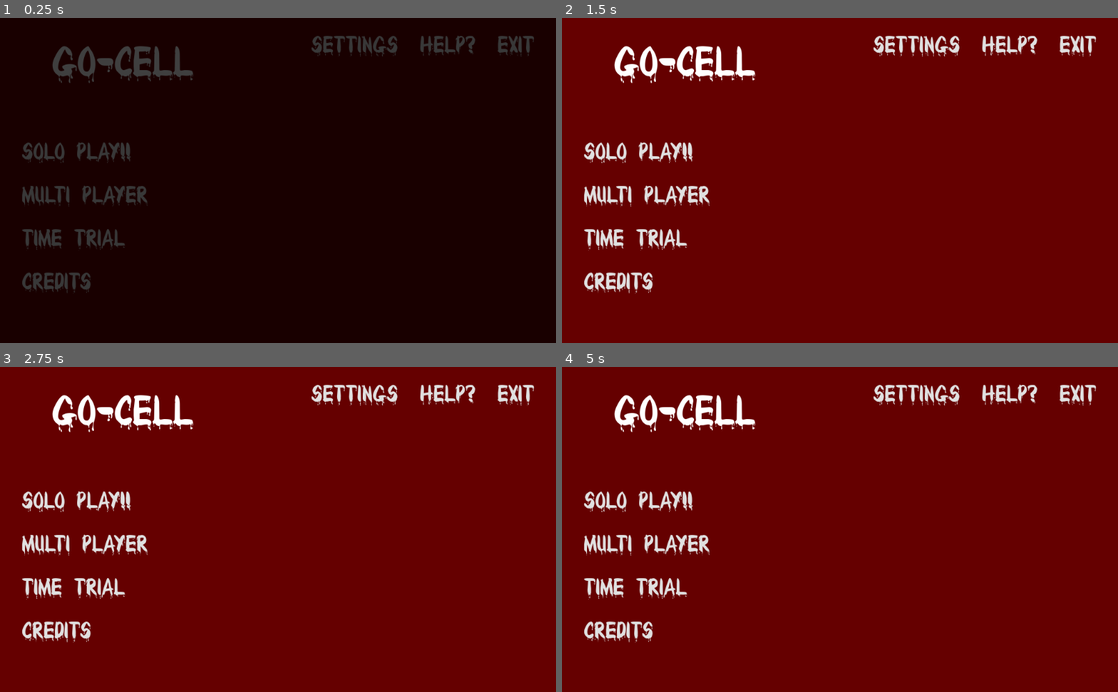
Above: before the commit, frames 1-4 (two rows, left to right).
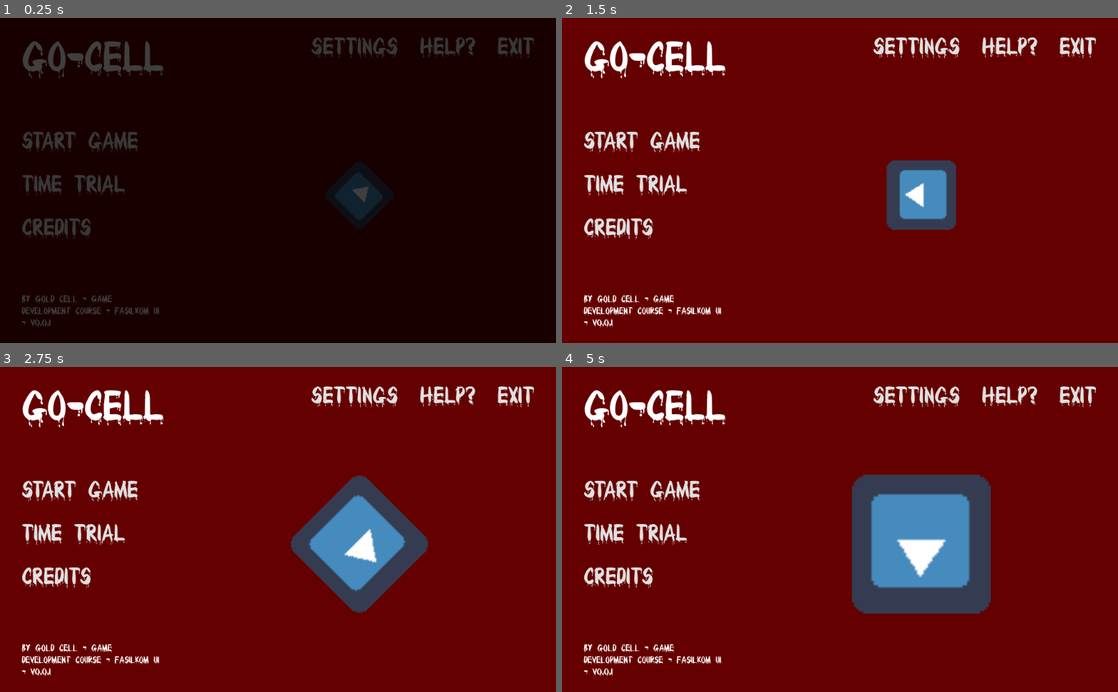
Above: after the commit, the same moments.

Repository: ichlaffterlalu/gocell
Game: Godot game, scene res://General/Scenes/MainMenu.tscn
Same seed, same stepped clock (60 frames per second), same inputs: the game is played once before the commit and once after it. Before the commit the project starts from res://Scenes/MainMenu/MainMenu.tscn. The engine's default icon, where the game draws it, is replaced by a stand-in: a white triangle on a blue panel in a dark square.
Inputs:
- Up to frame 1 (0.25 s): no input
- Up to frame 2 (1.5 s): no input
- Up to frame 3 (2.75 s): no input
- Up to frame 4 (5 s): no input

The runs differ from the first frame. In frame 1, 5.8% of the frame differs, in the area x 3-96%, y 5-95%; in frame 2, 9.4%; in frame 3, 13%; in frame 4, 17%, in the area x 3-97%, y 5-96%.

Commit message:
Rearrange my work and add more links

Diff:
--- a/Prototype/Platforming Danin/Scenes/MainMenu/Main Menu Font.tres
+++ b/Prototype/Platforming Danin/General/Assets/Fonts/MainMenuFont.tres
@@ -1,6 +1,6 @@
 [gd_resource type="DynamicFont" load_steps=2 format=2]
 
-[ext_resource path="res://Fonts/BLOODY.ttf" type="DynamicFontData" id=1]
+[ext_resource path="res://General/Assets/Fonts/BLOODY.ttf" type="DynamicFontData" id=1]
 
 [resource]
 
--- a/Prototype/Platforming Danin/Scenes/MainMenu/Title Font.tres
+++ b/Prototype/Platforming Danin/General/Assets/Fonts/TitleFont.tres
@@ -1,6 +1,6 @@
 [gd_resource type="DynamicFont" load_steps=2 format=2]
 
-[ext_resource path="res://Fonts/BLOODY.ttf" type="DynamicFontData" id=1]
+[ext_resource path="res://General/Assets/Fonts/BLOODY.ttf" type="DynamicFontData" id=1]
 
 [resource]
 
--- /dev/null
+++ b/Prototype/Platforming Danin/General/Scenes/Animations/Fade.tscn
@@ -0,0 +1,75 @@
+[gd_scene load_steps=4 format=2]
+
+[ext_resource path="res://General/Scripts/Fade.gd" type="Script" id=1]
+
+
+
+
+[sub_resource type="Animation" id=1]
+
+resource_name = "fade_in"
+length = 1.0
+loop = false
+step = 0.1
+tracks/0/type = "value"
+tracks/0/path = NodePath(".:color")
+tracks/0/interp = 1
+tracks/0/loop_wrap = true
+tracks/0/imported = false
+tracks/0/enabled = true
+tracks/0/keys = {
+"times": PoolRealArray( 0, 1 ),
+"transitions": PoolRealArray( 1, 1 ),
+"update": 0,
+"values": [ Color( 0, 0, 0, 0 ), Color( 0, 0, 0, 1 ) ]
+}
+
+[sub_resource type="Animation" id=2]
+
+resource_name = "fade_out"
+length = 1.0
+loop = false
+step = 0.1
+tracks/0/type = "value"
+tracks/0/path = NodePath(".:color")
+tracks/0/interp = 1
+tracks/0/loop_wrap = true
+tracks/0/imported = false
+tracks/0/enabled = true
+tracks/0/keys = {
+"times": PoolRealArray( 0, 1 ),
+"transitions": PoolRealArray( 1, 1 ),
+"update": 0,
+"values": [ Color( 0, 0, 0, 1 ), Color( 0, 0, 0, 0 ) ]
+}
+
+[node name="Fade" type="ColorRect"]
+
+anchor_left = 0.0
+anchor_top = 0.0
+anchor_right = 1.0
+anchor_bottom = 1.0
+margin_right = 1024.0
+margin_bottom = 600.0
+rect_pivot_offset = Vector2( 0, 0 )
+rect_clip_content = false
+mouse_filter = 0
+mouse_default_cursor_shape = 0
+size_flags_horizontal = 1
+size_flags_vertical = 1
+color = Color( 0, 0, 0, 1 )
+script = ExtResource( 1 )
+_sections_unfolded = [ "Rect" ]
+
+[node name="FadeAnimation" type="AnimationPlayer" parent="." index="0"]
+
+root_node = NodePath("..")
+autoplay = ""
+playback_process_mode = 1
+playback_default_blend_time = 0.0
+playback_speed = 1.0
+anims/fade_in = SubResource( 1 )
+anims/fade_out = SubResource( 2 )
+blend_times = [  ]
+
+[connection signal="animation_finished" from="FadeAnimation" to="." method="_on_FadeAnimation_animation_finished"]
--- /dev/null
+++ b/Prototype/Platforming Danin/General/Scenes/Credits.tscn
@@ -0,0 +1,17 @@
+[gd_scene format=2]
+
+[node name="Credits" type="Control" index="0"]
+
+anchor_left = 0.0
+anchor_top = 0.0
+anchor_right = 0.0
+anchor_bottom = 0.0
+margin_right = 40.0
+margin_bottom = 40.0
+rect_pivot_offset = Vector2( 0, 0 )
+rect_clip_content = false
+mouse_filter = 0
+mouse_default_cursor_shape = 0
+size_flags_horizontal = 1
+size_flags_vertical = 1
+_sections_unfolded = [ "Rect" ]
--- a/Prototype/Platforming Danin/Scenes/MainMenu/MainMenu.tscn
+++ b/Prototype/Platforming Danin/General/Scenes/MainMenu.tscn
@@ -1,47 +1,50 @@
-[gd_scene load_steps=8 format=2]
-
-[ext_resource path="res://Scenes/MainMenu/MainMenu.gd" type="Script" id=1]
-[ext_resource path="res://Scenes/MainMenu/Title Font.tres" type="DynamicFont" id=2]
-[ext_resource path="res://Scenes/MainMenu/Main Menu Font.tres" type="DynamicFont" id=3]
-[ext_resource path="res://Scenes/MainMenu/MainMenuButton.gd" type="Script" id=4]
-[ext_resource path="res://Scenes/MainMenu/Fade.gd" type="Script" id=5]
+[gd_scene load_steps=10 format=2]
+
+[ext_resource path="res://General/Scripts/MainMenu.gd" type="Script" id=1]
+[ext_resource path="res://General/Assets/Fonts/TitleFont.tres" type="DynamicFont" id=2]
+[ext_resource path="res://General/Assets/Fonts/MainMenuFont.tres" type="DynamicFont" id=3]
+[ext_resource path="res://General/Scripts/MainMenuButton.gd" type="Script" id=4]
+[ext_resource path="res://General/Assets/Fonts/BLOODY.ttf" type="DynamicFontData" id=5]
+[ext_resource path="res://icon.png" type="Texture" id=6]
+[ext_resource path="res://General/Scenes/Animations/Fade.tscn" type="PackedScene" id=7]
+
+[sub_resource type="DynamicFont" id=2]
+
+size = 16
+use_mipmaps = true
+use_filter = false
+font_data = ExtResource( 5 )
+_sections_unfolded = [ "Extra Spacing", "Font", "Resource", "Settings" ]
 
 [sub_resource type="Animation" id=1]
 
-resource_name = "fade_in"
-length = 1.0
-loop = false
+resource_name = "rotate"
+length = 2.0
+loop = true
 step = 0.1
 tracks/0/type = "value"
-tracks/0/path = NodePath(".:color")
+tracks/0/path = NodePath(".:rect_rotation")
 tracks/0/interp = 1
 tracks/0/loop_wrap = true
 tracks/0/imported = false
 tracks/0/enabled = true
 tracks/0/keys = {
-"times": PoolRealArray( 0, 1 ),
-"transitions": PoolRealArray( 1, 1 ),
+"times": PoolRealArray( 0, 0.5, 1, 1.5, 2 ),
+"transitions": PoolRealArray( 1, 1, 1, 1, 1 ),
 "update": 0,
-"values": [ Color( 0, 0, 0, 0 ), Color( 0, 0, 0, 1 ) ]
+"values": [ 0.0, 90.0, 180.0, 270.0, 359.99 ]
 }
-
-[sub_resource type="Animation" id=2]
-
-resource_name = "fade_out"
-length = 1.0
-loop = false
-step = 0.1
-tracks/0/type = "value"
-tracks/0/path = NodePath(".:color")
-tracks/0/interp = 1
-tracks/0/loop_wrap = true
-tracks/0/imported = false
-tracks/0/enabled = true
-tracks/0/keys = {
-"times": PoolRealArray( 0, 1 ),
-"transitions": PoolRealArray( 1, 1 ),
+tracks/1/type = "value"
+tracks/1/path = NodePath(".:rect_scale")
+tracks/1/interp = 1
+tracks/1/loop_wrap = true
+tracks/1/imported = false
+tracks/1/enabled = true
+tracks/1/keys = {
+"times": PoolRealArray( 0, 0.5, 1, 1.5, 2 ),
+"transitions": PoolRealArray( 1, 1, 1, 1, 1 ),
 "update": 0,
-"values": [ Color( 0, 0, 0, 1 ), Color( 0, 0, 0, 0 ) ]
+"values": [ Vector2( 1, 1 ), Vector2( 2, 2 ), Vector2( 4, 4 ), Vector2( 2, 2 ), Vector2( 1, 1 ) ]
 }
 
 [node name="MainMenu" type="Control" index="0"]
@@ -82,6 +85,8 @@
 anchor_top = 0.0
 anchor_right = 1.0
 anchor_bottom = 1.0
+margin_top = 3.0
+margin_bottom = 3.0
 rect_pivot_offset = Vector2( 0, 0 )
 rect_clip_content = false
 mouse_filter = 0
@@ -120,15 +125,14 @@
 anchor_top = 0.0
 anchor_right = 0.0
 anchor_bottom = 0.0
-margin_right = 372.0
+margin_right = 261.0
 margin_bottom = 540.0
 rect_pivot_offset = Vector2( 0, 0 )
 rect_clip_content = false
 mouse_filter = 1
 mouse_default_cursor_shape = 0
-size_flags_horizontal = 3
+size_flags_horizontal = 1
 size_flags_vertical = 3
-size_flags_stretch_ratio = 0.7
 custom_constants/separation = 40
 alignment = 0
 _sections_unfolded = [ "Rect", "Size Flags", "custom_constants" ]
@@ -139,8 +143,8 @@
 anchor_top = 0.0
 anchor_right = 0.0
 anchor_bottom = 0.0
-margin_right = 372.0
-margin_bottom = 115.0
+margin_right = 261.0
+margin_bottom = 91.0
 rect_pivot_offset = Vector2( 0, 0 )
 rect_clip_content = false
 mouse_filter = 0
@@ -157,10 +161,9 @@
 anchor_top = 0.0
 anchor_right = 0.0
 anchor_bottom = 0.0
-margin_left = 55.0
-margin_top = 18.0
-margin_right = 316.0
-margin_bottom = 97.0
+margin_top = 6.0
+margin_right = 261.0
+margin_bottom = 85.0
 rect_pivot_offset = Vector2( 0, 0 )
 rect_clip_content = false
 mouse_filter = 2
@@ -172,7 +175,7 @@
 percent_visible = 1.0
 lines_skipped = 0
 max_lines_visible = -1
-_sections_unfolded = [ "Grow Direction", "Hint", "Rect", "Size Flags", "custom_colors", "custom_fonts" ]
+_sections_unfolded = [ "Grow Direction", "Hint", "Pause", "Rect", "Size Flags", "custom_colors", "custom_fonts" ]
 
 [node name="MenuButtons" type="VBoxContainer" parent="MainPage/MarginContainer/HBoxContainer/LeftSide" index="1"]
 
@@ -180,9 +183,9 @@
 anchor_top = 0.0
 anchor_right = 0.0
 anchor_bottom = 0.0
-margin_top = 155.0
-margin_right = 372.0
-margin_bottom = 540.0
+margin_top = 131.0
+margin_right = 261.0
+margin_bottom = 436.0
 rect_pivot_offset = Vector2( 0, 0 )
 rect_clip_content = false
 mouse_filter = 1
@@ -193,14 +196,14 @@
 alignment = 1
 _sections_unfolded = [ "Hint", "Size Flags", "custom_constants" ]
 
-[node name="SinglePlayer" type="LinkButton" parent="MainPage/MarginContainer/HBoxContainer/LeftSide/MenuButtons" index="0"]
+[node name="Start" type="LinkButton" parent="MainPage/MarginContainer/HBoxContainer/LeftSide/MenuButtons" index="0"]
 
 anchor_left = 0.0
 anchor_top = 0.0
 anchor_right = 0.0
 anchor_bottom = 0.0
 margin_top = 42.0
-margin_right = 372.0
+margin_right = 261.0
 margin_bottom = 102.0
 rect_min_size = Vector2( 0, 60 )
 rect_pivot_offset = Vector2( 0, 0 )
@@ -210,52 +213,26 @@
 size_flags_horizontal = 1
 size_flags_vertical = 1
 custom_fonts/font = ExtResource( 3 )
-toggle_mode = false
-enabled_focus_mode = 0
-shortcut = null
-group = null
-text = "Solo Play!!"
-underline = 1
-script = ExtResource( 4 )
-_sections_unfolded = [ "Margin", "Rect", "Size Flags", "custom_colors", "custom_fonts" ]
-scene_to_load = "res://Scenes/World.tscn"
-
-[node name="MultiPlayer" type="LinkButton" parent="MainPage/MarginContainer/HBoxContainer/LeftSide/MenuButtons" index="1"]
-
-anchor_left = 0.0
-anchor_top = 0.0
-anchor_right = 0.0
-anchor_bottom = 0.0
-margin_top = 122.0
-margin_right = 372.0
-margin_bottom = 182.0
-rect_min_size = Vector2( 0, 60 )
-rect_pivot_offset = Vector2( 0, 0 )
-rect_clip_content = false
-mouse_filter = 0
-mouse_default_cursor_shape = 2
-size_flags_horizontal = 1
-size_flags_vertical = 1
-custom_fonts/font = ExtResource( 3 )
-toggle_mode = false
-enabled_focus_mode = 0
-shortcut = null
-group = null
-text = "Multi Player"
+custom_constants/underline_spacing = 10
+toggle_mode = false
+enabled_focus_mode = 0
+shortcut = null
+group = null
+text = "Start Game"
 underline = 1
 script = ExtResource( 4 )
 _sections_unfolded = [ "Margin", "Rect", "custom_fonts" ]
 scene_to_load = "res://Scenes/World.tscn"
 
-[node name="TimeTrial" type="LinkButton" parent="MainPage/MarginContainer/HBoxContainer/LeftSide/MenuButtons" index="2"]
-
-anchor_left = 0.0
-anchor_top = 0.0
-anchor_right = 0.0
-anchor_bottom = 0.0
-margin_top = 202.0
-margin_right = 372.0
-margin_bottom = 262.0
+[node name="TimeTrial" type="LinkButton" parent="MainPage/MarginContainer/HBoxContainer/LeftSide/MenuButtons" index="1"]
+
+anchor_left = 0.0
+anchor_top = 0.0
+anchor_right = 0.0
+anchor_bottom = 0.0
+margin_top = 122.0
+margin_right = 261.0
+margin_bottom = 182.0
 rect_min_size = Vector2( 0, 60 )
 rect_pivot_offset = Vector2( 0, 0 )
 rect_clip_content = false
@@ -264,6 +241,7 @@
 size_flags_horizontal = 1
 size_flags_vertical = 1
 custom_fonts/font = ExtResource( 3 )
+custom_constants/underline_spacing = 10
 toggle_mode = false
 enabled_focus_mode = 0
 shortcut = null
@@ -274,15 +252,15 @@
 _sections_unfolded = [ "Margin", "Rect", "custom_fonts" ]
 scene_to_load = "res://Scenes/World.tscn"
 
-[node name="Credits2" type="LinkButton" parent="MainPage/MarginContainer/HBoxContainer/LeftSide/MenuButtons" index="3"]
-
-anchor_left = 0.0
-anchor_top = 0.0
-anchor_right = 0.0
-anchor_bottom = 0.0
-margin_top = 282.0
-margin_right = 372.0
-margin_bottom = 342.0
+[node name="Credits" type="LinkButton" parent="MainPage/MarginContainer/HBoxContainer/LeftSide/MenuButtons" index="2"]
+
+anchor_left = 0.0
+anchor_top = 0.0
+anchor_right = 0.0
+anchor_bottom = 0.0
+margin_top = 202.0
+margin_right = 261.0
+margin_bottom = 262.0
 rect_min_size = Vector2( 0, 60 )
 rect_pivot_offset = Vector2( 0, 0 )
 rect_clip_content = false
@@ -291,6 +269,7 @@
 size_flags_horizontal = 1
 size_flags_vertical = 1
 custom_fonts/font = ExtResource( 3 )
+custom_constants/underline_spacing = 10
 toggle_mode = false
 enabled_focus_mode = 0
 shortcut = null
@@ -301,13 +280,36 @@
 _sections_unfolded = [ "Anchor", "Margin", "Rect", "custom_fonts" ]
 scene_to_load = "res://Scenes/World.tscn"
 
+[node name="Version" type="Label" parent="MainPage/MarginContainer/HBoxContainer/LeftSide" index="2"]
+
+anchor_left = 0.0
+anchor_top = 0.0
+anchor_right = 0.0
+anchor_bottom = 0.0
+margin_top = 476.0
+margin_right = 261.0
+margin_bottom = 539.0
+rect_pivot_offset = Vector2( 0, 0 )
+rect_clip_content = false
+mouse_filter = 2
+mouse_default_cursor_shape = 0
+size_flags_horizontal = 1
+size_flags_vertical = 4
+custom_fonts/font = SubResource( 2 )
+text = "by Gold Cell - Game Development Course - Fasilkom UI - v0.0.1"
+autowrap = true
+percent_visible = 1.0
+lines_skipped = 0
+max_lines_visible = -1
+_sections_unfolded = [ "custom_fonts" ]
+
 [node name="RightSide" type="VBoxContainer" parent="MainPage/MarginContainer/HBoxContainer" index="1"]
 
 anchor_left = 0.0
 anchor_top = 0.0
 anchor_right = 0.0
 anchor_bottom = 0.0
-margin_left = 412.0
+margin_left = 301.0
 margin_right = 944.0
 margin_bottom = 540.0
 rect_pivot_offset = Vector2( 0, 0 )
@@ -325,7 +327,7 @@
 anchor_top = 0.0
 anchor_right = 0.0
 anchor_bottom = 0.0
-margin_right = 532.0
+margin_right = 643.0
 margin_bottom = 45.0
 rect_pivot_offset = Vector2( 0, 0 )
 rect_clip_content = false
@@ -343,8 +345,8 @@
 anchor_top = 0.0
 anchor_right = 0.0
 anchor_bottom = 0.0
-margin_left = 121.0
-margin_right = 281.0
+margin_left = 232.0
+margin_right = 392.0
 margin_bottom = 45.0
 rect_pivot_offset = Vector2( 0, 0 )
 rect_clip_content = false
@@ -353,6 +355,7 @@
 size_flags_horizontal = 10
 size_flags_vertical = 4
 custom_fonts/font = ExtResource( 3 )
+custom_constants/underline_spacing = 10
 toggle_mode = false
 enabled_focus_mode = 0
 shortcut = null
@@ -367,8 +370,8 @@
 anchor_top = 0.0
 anchor_right = 0.0
 anchor_bottom = 0.0
-margin_left = 321.0
-margin_right = 424.0
+margin_left = 432.0
+margin_right = 535.0
 margin_bottom = 45.0
 rect_pivot_offset = Vector2( 0, 0 )
 rect_clip_content = false
@@ -377,6 +380,7 @@
 size_flags_horizontal = 4
 size_flags_vertical = 6
 custom_fonts/font = ExtResource( 3 )
+custom_constants/underline_spacing = 10
 toggle_mode = false
 enabled_focus_mode = 0
 shortcut = null
@@ -393,8 +397,8 @@
 anchor_top = 0.0
 anchor_right = 0.0
 anchor_bottom = 0.0
-margin_left = 464.0
-margin_right = 532.0
+margin_left = 575.0
+margin_right = 643.0
 margin_bottom = 45.0
 rect_pivot_offset = Vector2( 0, 0 )
 rect_clip_content = false
@@ -403,6 +407,7 @@
 size_flags_horizontal = 4
 size_flags_vertical = 4
 custom_fonts/font = ExtResource( 3 )
+custom_constants/underline_spacing = 10
 toggle_mode = false
 enabled_focus_mode = 0
 shortcut = null
@@ -418,7 +423,7 @@
 anchor_right = 0.0
 anchor_bottom = 0.0
 margin_top = 49.0
-margin_right = 532.0
+margin_right = 643.0
 margin_bottom = 540.0
 rect_pivot_offset = Vector2( 0, 0 )
 rect_clip_content = false
@@ -427,40 +432,50 @@
 size_flags_horizontal = 3
 size_flags_vertical = 3
 use_top_left = false
-_sections_unfolded = [ "Size Flags" ]
-
-[node name="Fade" type="ColorRect" parent="." index="1"]
-
-visible = false
-anchor_left = 0.0
-anchor_top = 0.0
-anchor_right = 1.0
-anchor_bottom = 1.0
-margin_right = 1024.0
-margin_bottom = 600.0
-rect_pivot_offset = Vector2( 0, 0 )
-rect_clip_content = false
-mouse_filter = 0
-mouse_default_cursor_shape = 0
-size_flags_horizontal = 1
-size_flags_vertical = 1
-color = Color( 0, 0, 0, 1 )
-script = ExtResource( 5 )
-_sections_unfolded = [ "Rect" ]
-
-[node name="FadeAnimation" type="AnimationPlayer" parent="Fade" index="0"]
+_sections_unfolded = [ "Material", "Size Flags" ]
+
+[node name="TextureRect" type="TextureRect" parent="MainPage/MarginContainer/HBoxContainer/RightSide/CenterContainer" index="0"]
+
+anchor_left = 0.0
+anchor_top = 0.0
+anchor_right = 0.0
+anchor_bottom = 0.0
+margin_left = 321.0
+margin_top = 245.0
+margin_right = 321.0
+margin_bottom = 245.0
+rect_rotation = 345.039
+rect_scale = Vector2( 1.16614, 1.16614 )
+rect_pivot_offset = Vector2( 0, 0 )
+rect_clip_content = false
+mouse_filter = 1
+mouse_default_cursor_shape = 0
+size_flags_horizontal = 1
+size_flags_vertical = 1
+texture = ExtResource( 6 )
+expand = true
+stretch_mode = 4
+_sections_unfolded = [ "Anchor", "Margin", "Material", "Rect", "Theme" ]
+
+[node name="AnimationPlayer" type="AnimationPlayer" parent="MainPage/MarginContainer/HBoxContainer/RightSide/CenterContainer/TextureRect" index="0"]
 
 root_node = NodePath("..")
 autoplay = ""
 playback_process_mode = 1
 playback_default_blend_time = 0.0
 playback_speed = 1.0
-anims/fade_in = SubResource( 1 )
-anims/fade_out = SubResource( 2 )
+anims/rotate = SubResource( 1 )
 blend_times = [  ]
+_sections_unfolded = [ "Playback Options" ]
+
+[node name="Fade" parent="." index="1" instance=ExtResource( 7 )]
+
+visible = false
+
+[connection signal="pressed" from="MainPage/MarginContainer/HBoxContainer/RightSide/GameOptions/Settings" to="." method="_on_Settings_pressed"]
+
+[connection signal="pressed" from="MainPage/MarginContainer/HBoxContainer/RightSide/GameOptions/Exit" to="." method="_on_Exit_pressed"]
 
 [connection signal="fade_in_finished" from="Fade" to="." method="_on_Fade_fade_in_finished"]
 
 [connection signal="fade_out_finished" from="Fade" to="." method="_on_Fade_fade_out_finished"]
-
-[connection signal="animation_finished" from="Fade/FadeAnimation" to="Fade" method="_on_FadeAnimation_animation_finished"]
--- /dev/null
+++ b/Prototype/Platforming Danin/General/Scenes/Partials/GameMenu.tscn
@@ -0,0 +1,16 @@
+[gd_scene format=2]
+
+[node name="GameMenu" type="Control" index="0"]
+
+anchor_left = 0.0
+anchor_top = 0.0
+anchor_right = 0.0
+anchor_bottom = 0.0
+margin_right = 40.0
+margin_bottom = 40.0
+rect_pivot_offset = Vector2( 0, 0 )
+rect_clip_content = false
+mouse_filter = 0
+mouse_default_cursor_shape = 0
+size_flags_horizontal = 1
+size_flags_vertical = 1
--- /dev/null
+++ b/Prototype/Platforming Danin/General/Scenes/Partials/Help.tscn
@@ -0,0 +1,16 @@
+[gd_scene format=2]
+
+[node name="Help" type="Control" index="0"]
+
+anchor_left = 0.0
+anchor_top = 0.0
+anchor_right = 0.0
+anchor_bottom = 0.0
+margin_right = 40.0
+margin_bottom = 40.0
+rect_pivot_offset = Vector2( 0, 0 )
+rect_clip_content = false
+mouse_filter = 0
+mouse_default_cursor_shape = 0
+size_flags_horizontal = 1
+size_flags_vertical = 1
--- /dev/null
+++ b/Prototype/Platforming Danin/General/Scenes/Partials/Settings.tscn
@@ -0,0 +1,33 @@
+[gd_scene format=2]
+
+[node name="Settings" type="Control"]
+
+anchor_left = 0.0
+anchor_top = 0.0
+anchor_right = 0.0
+anchor_bottom = 0.0
+margin_right = 40.0
+margin_bottom = 40.0
+rect_pivot_offset = Vector2( 0, 0 )
+rect_clip_content = false
+mouse_filter = 0
+mouse_default_cursor_shape = 0
+size_flags_horizontal = 1
+size_flags_vertical = 1
+
+[node name="PopupPanel" type="PopupPanel" parent="." index="0"]
+
+visible = false
+anchor_left = 0.0
+anchor_top = 0.0
+anchor_right = 0.0
+anchor_bottom = 0.0
+margin_right = 48.0
+margin_bottom = 40.0
+rect_pivot_offset = Vector2( 0, 0 )
+rect_clip_content = false
+mouse_filter = 0
+mouse_default_cursor_shape = 0
+size_flags_horizontal = 1
+size_flags_vertical = 1
+popup_exclusive = false
--- a/Prototype/Platforming Danin/Scenes/MainMenu/MainMenu.gd
+++ b/Prototype/Platforming Danin/General/Scripts/MainMenu.gd
@@ -8,6 +8,7 @@
 func _ready():
 	# Called when the node is added to the scene for the first time.
 	# Initialization here
+	$MainPage/MarginContainer/HBoxContainer/RightSide/CenterContainer/TextureRect/AnimationPlayer.play("rotate")
 	$Fade.show()
 	$Fade.fade_out()
 	for button in $MainPage/MarginContainer/HBoxContainer/LeftSide/MenuButtons.get_children():
@@ -19,7 +20,20 @@
 	$Fade.fade_in()
 
 func _on_Fade_fade_in_finished():
-	get_tree().change_scene(scene_path_to_load)
+	if scene_path_to_load == "exit_game":
+		get_tree().quit()
+	else:
+		get_tree().change_scene(scene_path_to_load)
 
 func _on_Fade_fade_out_finished():
 	$Fade.hide()
+
+
+func _on_Exit_pressed():
+	$Fade.show()
+	$Fade.fade_in()
+	scene_path_to_load = "exit_game"
+
+
+func _on_Settings_pressed():
+	$MainPage/MarginContainer/HBoxContainer/RightSide/CenterContainer/Settings/WindowDialog.popup() # replace with function body
--- a/Prototype/Platforming Danin/MainMenu.tscn
+++ /dev/null
@@ -1,154 +0,0 @@
-[gd_scene load_steps=7 format=2]
-
-[ext_resource path="res://assets/main_menu/title.png" type="Texture" id=1]
-[ext_resource path="res://assets/main_menu/label_continue.png" type="Texture" id=2]
-[ext_resource path="res://assets/main_menu/label_new_game.png" type="Texture" id=3]
-[ext_resource path="res://assets/main_menu/label_options.png" type="Texture" id=4]
-[ext_resource path="res://assets/main_menu/version.png" type="Texture" id=5]
-[ext_resource path="res://assets/main_menu/characters.png" type="Texture" id=6]
-
-[node name="MainMenu" type="MarginContainer"]
-
-margin_right = 1366.0
-margin_bottom = 768.0
-rect_pivot_offset = Vector2( 0, 0 )
-rect_clip_content = false
-mouse_filter = 0
-size_flags_horizontal = 1
-size_flags_vertical = 1
-custom_constants/margin_right = 120
-custom_constants/margin_top = 80
-custom_constants/margin_left = 120
-custom_constants/margin_bottom = 80
-_sections_unfolded = [ "custom_constants" ]
-
-[node name="HBoxContainer" type="HBoxContainer" parent="."]
-
-margin_left = 120.0
-margin_top = 80.0
-margin_right = 1246.0
-margin_bottom = 688.0
-rect_pivot_offset = Vector2( 0, 0 )
-rect_clip_content = false
-mouse_filter = 0
-size_flags_horizontal = 1
-size_flags_vertical = 1
-alignment = 1
-
-[node name="VBoxContainer" type="VBoxContainer" parent="HBoxContainer"]
-
-margin_right = 537.0
-margin_bottom = 608.0
-rect_pivot_offset = Vector2( 0, 0 )
-rect_clip_content = false
-mouse_filter = 1
-size_flags_horizontal = 1
-size_flags_vertical = 1
-alignment = 0
-_sections_unfolded = [ "custom_constants" ]
-
-[node name="Logo" type="TextureRect" parent="HBoxContainer/VBoxContainer"]
-
-margin_right = 537.0
-margin_bottom = 129.0
-rect_pivot_offset = Vector2( 0, 0 )
-rect_clip_content = false
-mouse_filter = 1
-size_flags_horizontal = 1
-size_flags_vertical = 1
-texture = ExtResource( 1 )
-stretch_mode = 3
-_sections_unfolded = [ "Size Flags" ]
-
-[node name="VBoxContainer" type="VBoxContainer" parent="HBoxContainer/VBoxContainer"]
-
-margin_top = 133.0
-margin_right = 537.0
-margin_bottom = 542.0
-rect_pivot_offset = Vector2( 0, 0 )
-rect_clip_content = false
-mouse_filter = 1
-size_flags_horizontal = 1
-size_flags_vertical = 3
-custom_constants/separation = 30
-alignment = 1
-_sections_unfolded = [ "Size Flags", "custom_constants" ]
-
-[node name="Continue" type="TextureRect" parent="HBoxContainer/VBoxContainer/VBoxContainer"]
-
-margin_top = 115.0
-margin_right = 537.0
-margin_bottom = 151.0
-rect_pivot_offset = Vector2( 0, 0 )
-rect_clip_content = false
-mouse_filter = 1
-size_flags_horizontal = 1
-size_flags_vertical = 1
-texture = ExtResource( 2 )
-stretch_mode = 3
-
-[node name="NewGame" type="TextureRect" parent="HBoxContainer/VBoxContainer/VBoxContainer"]
-
-margin_top = 181.0
-margin_right = 537.0
-margin_bottom = 217.0
-rect_pivot_offset = Vector2( 0, 0 )
-rect_clip_content = false
-mouse_filter = 1
-size_flags_horizontal = 1
-size_flags_vertical = 1
-texture = ExtResource( 3 )
-stretch_mode = 3
-
-[node name="Options" type="TextureRect" parent="HBoxContainer/VBoxContainer/VBoxContainer"]
-
-margin_top = 247.0
-margin_right = 537.0
-margin_bottom = 293.0
-rect_pivot_offset = Vector2( 0, 0 )
-rect_clip_content = false
-mouse_filter = 1
-size_flags_horizontal = 1
-size_flags_vertical = 1
-texture = ExtResource( 4 )
-stretch_mode = 3
-
-[node name="Version" type="TextureRect" parent="HBoxContainer/VBoxContainer"]
-
-margin_top = 546.0
-margin_right = 537.0
-margin_bottom = 608.0
-rect_pivot_offset = Vector2( 0, 0 )
-rect_clip_content = false
-mouse_filter = 1
-size_flags_horizontal = 1
-size_flags_vertical = 1
-texture = ExtResource( 5 )
-stretch_mode = 3
-
-[node name="CenterContainer" type="CenterContainer" parent="HBoxContainer"]
-
-margin_left = 541.0
-margin_right = 1126.0
-margin_bottom = 608.0
-rect_pivot_offset = Vector2( 0, 0 )
-rect_clip_content = false
-mouse_filter = 0
-size_flags_horizontal = 3
-size_flags_vertical = 3
-use_top_left = false
-_sections_unfolded = [ "Size Flags" ]
-
-[node name="Characters" type="TextureRect" parent="HBoxContainer/CenterContainer"]
-
-margin_left = 26.0
-margin_top = 134.0
-margin_right = 559.0
-margin_bottom = 473.0
-rect_pivot_offset = Vector2( 0, 0 )
-rect_clip_content = false
-mouse_filter = 1
-size_flags_horizontal = 1
-size_flags_vertical = 1
-texture = ExtResource( 6 )
-stretch_mode = 3
--- a/Prototype/Platforming Danin/project.godot
+++ b/Prototype/Platforming Danin/project.godot
@@ -11,7 +11,7 @@
 [application]
 
 config/name="Platforming Danin"
-run/main_scene="res://Scenes/MainMenu/MainMenu.tscn"
+run/main_scene="res://General/Scenes/MainMenu.tscn"
 config/icon="res://icon.png"
 
 [input]
Renamed: Prototype/Platforming Danin/Fonts/BLOODY.ttf -> Prototype/Platforming Danin/General/Assets/Fonts/BLOODY.ttf
Renamed: Prototype/Platforming Danin/Scenes/MainMenu/Fade.gd -> Prototype/Platforming Danin/General/Scripts/Fade.gd
Renamed: Prototype/Platforming Danin/Scenes/MainMenu/MainMenuButton.gd -> Prototype/Platforming Danin/General/Scripts/MainMenuButton.gd
